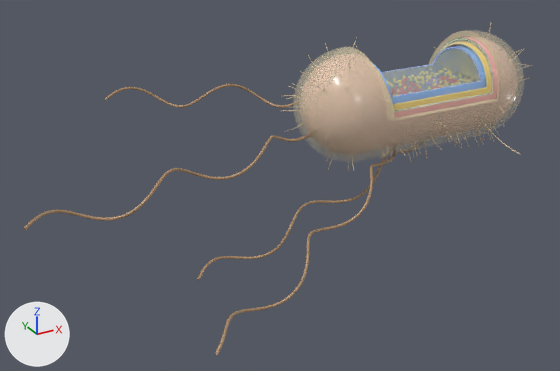
The glTF model biologi/celle-3d/bakteriecelle.glb as it was, and as the next commit left it.
The view is the same before and after, from a 50 mm camera at (-30.9, -38.5, 14.8) aimed at (-9.4, 0.8, -4.8). Arrows for +X, +Y and +Z are at lower left; the lights stay in place. The picture after the commit comes second. Where no turn or scale is listed for an object, it has been applied to the vertices. Vertices at exactly the same position are counted once.

Objects in the first picture: 'Capsule', 'Cytoplasm', 'Flagellum_1_Filament', 'Flagellum_1_Hook', 'Flagellum_2_Filament', 'Flagellum_3_Filament', 'Flagellum_4_Filament', 'Inner_Membrane', 'Outer_Membrane', 'Peptidoglycan', 'Pili', 'Pili_F_Pilus' and 1 more.
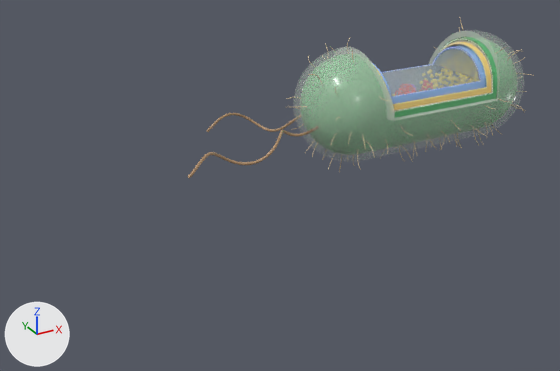
Where the newer file only moved an object's origin or applied its transform, the numbers keep the older frame.

What differs and where, as boxes (x1, y1, x2, y2) in the pictures (560 x 371 px):
'Capsule', recoloured, surface changed
    both: (293, 30, 524, 162)
'Flagellum_1_Filament', reshaped, moved, rescaled (57% narrower, 48% shorter)
    before: (24, 135, 305, 230)
    after: (187, 130, 306, 179)
'Flagellum_2_Filament', reshaped, moved, rescaled
    before: (215, 157, 393, 355)
    after: (206, 113, 295, 132)
'Outer_Membrane', recoloured
    both: (394, 37, 497, 118)
'Flagellum_4_Filament', deleted
    before: (197, 149, 415, 280)
'Pili', reshaped, moved
    before: (282, 22, 533, 171)
    after: (287, 17, 534, 172)
'Flagellum_3_Filament', deleted
    before: (105, 84, 293, 108)
'Pili_F_Pilus', deleted
    before: (485, 125, 520, 155)
'Flagellum_1_Hook', moved, rescaled
    before: (304, 133, 312, 139)
    after: (306, 129, 313, 135)
part 3 of me_pili, deleted
    before: (282, 22, 533, 171)
part 4 of me_pili, built on
    before: (287, 43, 522, 170)
    after: (287, 17, 534, 172)

Patch to the scene script:
```diff
--- a/biologi/celle-3d/bakteriecelle.glb.py
+++ b/biologi/celle-3d/bakteriecelle.glb.py
@@ mat_bc_capsule @@
 mat_bc_capsule = principled_material('BC Capsule')
-mat_bc_capsule.base_color = (0.98, 0.9, 0.6)  # beige #fdf3cb
+mat_bc_capsule.base_color = (0.86, 0.95, 0.84)  # white #eff9ec
 mat_bc_capsule.roughness = 0.15
-mat_bc_capsule.alpha = 0.26
+mat_bc_capsule.alpha = 0.18
 mat_bc_capsule.coat_weight = 0.6
@@ mat_bc_capsule_cut @@
 mat_bc_capsule_cut = principled_material('BC Capsule Cut')
-mat_bc_capsule_cut.base_color = (0.98, 0.88, 0.55)  # beige #fdf1c4
+mat_bc_capsule_cut.base_color = (0.88, 0.94, 0.84)  # white #f1f8ec
 mat_bc_capsule_cut.roughness = 0.3
@@ mat_bc_outer_membrane @@
 mat_bc_outer_membrane = principled_material('BC Outer Membrane')
-mat_bc_outer_membrane.base_color = (0.9, 0.47, 0.45)  # pink #f3b6b3
+mat_bc_outer_membrane.base_color = (0.1, 0.46, 0.17)  # green #59b573
 mat_bc_outer_membrane.roughness = 0.35
@@ me_flagellum_1_filament @@
 # used by ob_flagellum_1_filament; location = (-17.13, -2.0, -1.78); scale = (8.53, 8.53, 8.53)
-me_flagellum_1_filament.from_pydata(...)  # 485 vertices, 966 faces; spans x -1.0..1.0, y -0.16..0.16, z -0.13..0.13
+me_flagellum_1_filament.from_pydata(...)  # 423 vertices, 842 faces; spans x -1.0..1.0, y -0.3..0.3, z -0.16..0.16
+# me_flagellum_1_filament part 1: 485 vertices removed from x -1.0..1.0, y -0.16..0.16, z -0.13..0.13; 423 vertices added at x -1.0..1.0, y -0.3..0.3, z -0.16..0.16
 me_flagellum_1_filament.materials.append(mat_bc_flagellin)
@@ me_flagellum_2_filament @@
 # used by ob_flagellum_2_filament; location = (-10.77, -5.82, -5.53); scale = (7.79, 7.79, 7.79)
-me_flagellum_2_filament.from_pydata(...)  # 519 vertices, 1034 faces; spans x -1.0..1.0, y -0.47..0.47, z -0.32..0.32
+me_flagellum_2_filament.from_pydata(...)  # 451 vertices, 898 faces; spans x -1.0..1.0, y -0.52..0.52, z -0.19..0.19
+# me_flagellum_2_filament part 2: 519 vertices removed from x -1.0..1.0, y -0.47..0.47, z -0.32..0.32; 451 vertices added at x -1.0..1.0, y -0.52..0.52, z -0.19..0.19
 me_flagellum_2_filament.materials.append(mat_bc_flagellin)
@@ me_pili @@
-me_pili.from_pydata(...)  # 2922 vertices, 5460 faces; spans x -9.0..9.0, y -4.2..4.2, z -4.2..4.2
+me_pili.from_pydata(...)  # 2919 vertices, 5454 faces; spans x -9.0..9.0, y -4.4..4.4, z -4.4..4.4
+# me_pili part 3: 57 loose pieces with 1735 vertices, spanning x -8.9..8.8, y -4.2..4.2, z -4.2..4.2, are deleted
+# me_pili part 4: 32 vertices moved within x -8.8..7.9, y -3.4..3.8, z -3.5..3.5; 686 vertices removed from x -9.0..9.0, y -3.8..4.0, z -4.0..3.7; 2357 vertices added at x -9.0..9.0, y -4.4..4.4, z -4.4..4.4
+# other edits to the shape of me_pili do not show in these pictures
 me_pili.materials.append(mat_bc_pili)
@@ ob_flagellum_1_filament @@
 ob_flagellum_1_filament = bpy.data.objects.new('Flagellum_1_Filament', me_flagellum_1_filament)
-ob_flagellum_1_filament.location = (-17.13, -2.0, -1.78)
-ob_flagellum_1_filament.scale = (8.53, 8.53, 8.53)
+ob_flagellum_1_filament.location = (-12.92, -2.21, -0.93)
+ob_flagellum_1_filament.scale = (4.27, 4.27, 4.27)
@@ ob_flagellum_1_hook @@
 ob_flagellum_1_hook = bpy.data.objects.new('Flagellum_1_Hook', me_flagellum_1_hook)
-ob_flagellum_1_hook.location = (-8.12, -0.79, -1.12)
-ob_flagellum_1_hook.scale = (0.507, 0.507, 0.507)
+ob_flagellum_1_hook.location = (-8.17, -0.97, -0.81)
+ob_flagellum_1_hook.scale = (0.509, 0.509, 0.509)
@@ ob_flagellum_2_filament @@
 ob_flagellum_2_filament = bpy.data.objects.new('Flagellum_2_Filament', me_flagellum_2_filament)
-ob_flagellum_2_filament.location = (-10.77, -5.82, -5.53)
-ob_flagellum_2_filament.scale = (7.79, 7.79, 7.79)
+ob_flagellum_2_filament.location = (-7.55, 5.2, -2.32)
+ob_flagellum_2_filament.scale = (3.98, 3.98, 3.98)
@@ ob_flagellum_3_filament @@
-ob_flagellum_3_filament = bpy.data.objects.new('Flagellum_3_Filament', me_flagellum_3_filament)
@@ ob_flagellum_4_filament @@
-ob_flagellum_4_filament = bpy.data.objects.new('Flagellum_4_Filament', me_flagellum_4_filament)
@@ ob_pili @@
 ob_pili = bpy.data.objects.new('Pili', me_pili)
-ob_pili.location = (0.11, -0.03, -0.06)
+ob_pili.location = (0.11, -0.02, -0.12)
@@ ob_pili_f_pilus @@
-ob_pili_f_pilus = bpy.data.objects.new('Pili_F_Pilus', me_pili_f_pilus)
```
